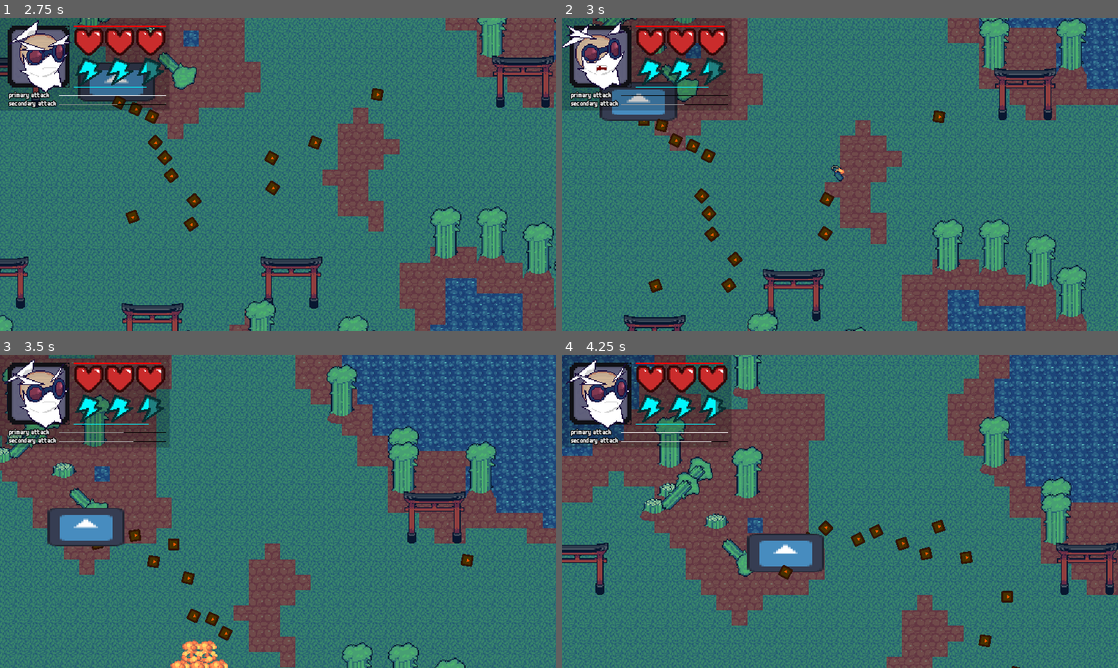
Above: before the commit, frames 1-4 (two rows, left to right).
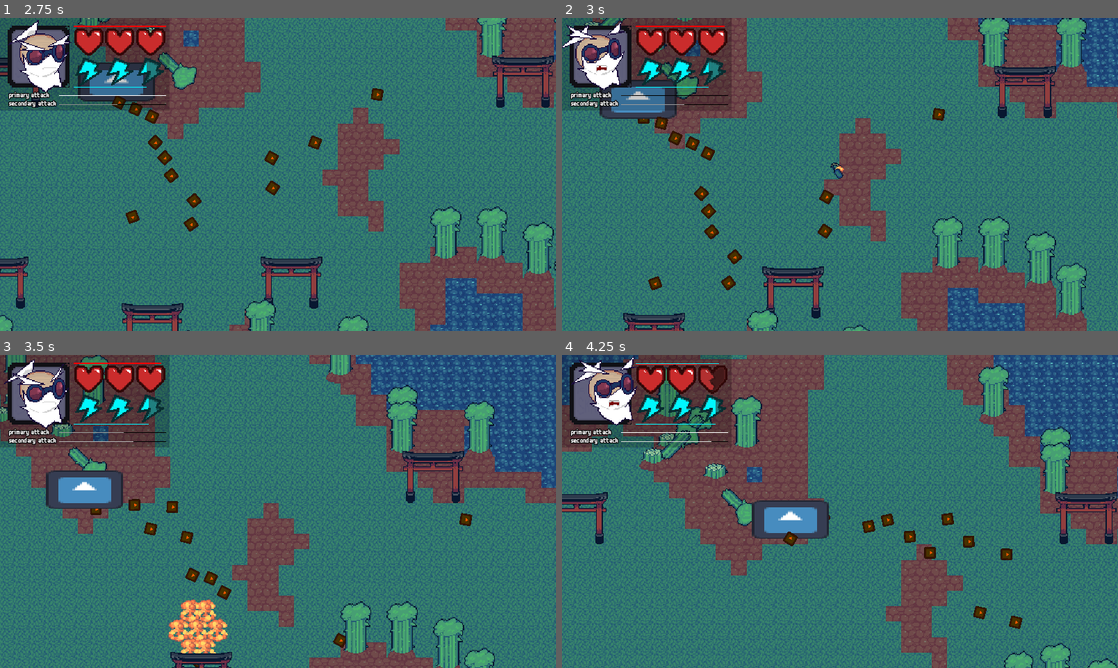
Above: after the commit, the same moments.

Repository: slotling/collateral-damage-gwj71
Game: Godot game, scene res://Scenes/Root/world.tscn
Two runs of this game, one before a commit and one after it. Both use one fixed random seed, a clock stepped at 60 frames per second and the inputs below. The engine's default icon, where the game draws it, is replaced by a stand-in: a white triangle on a blue panel in a dark square.
Inputs (mouse positions are in pixels of both pictures, inside the frame that each line leads up to):
- Up to frame 1 (2.75 s): move the mouse to (400, 158) at 0.52 s; hold D (right) 0.53-1.28 s; click (400, 158) at 0.6 s; move the mouse to (166, 190) at 1.27 s; hold S (backward) 1.28-2.03 s; right-click (166, 190) at 1.35 s; move the mouse to (333, 105) at 2.02 s; hold D (right) from 2.03 s (still down); hold Shift (run) from 2.03 s (still down)
- Up to frame 2 (3 s): move the mouse to (812, 237) at 2.77 s; release D (right) at 2.78 s; release Shift (run) at 2.78 s; hold W (forward) from 2.78 s (still down); click (812, 237) at 2.85 s
- Up to frame 3 (3.5 s): keep holding W (forward)
- Up to frame 4 (4.25 s): move the mouse to (1006, 558) at 3.52 s; release W (forward) at 3.53 s; hold A (left) from 3.53 s (still down); right-click (1006, 558) at 3.6 s

Frame 1 is identical in both runs. In frame 2, 22% of the frame differs, in the area x 0-100%, y 0-100%; in frame 3, 41%; in frame 4, 45%.

Commit message:
GAME DESIGN FIX: when you use a weapon u move slower
microdecision: ATTACK? or MOVE?

Diff:
--- a/Handlers/AttackHandlers/CharacterAttack.gd
+++ b/Handlers/AttackHandlers/CharacterAttack.gd
@@ -4,6 +4,7 @@
 
 @export var is_secondary_attack := false # will make it use secondary attack button if true
 @onready var cooldown_timer: Timer = $CooldownTimer
+@onready var weapon_timer = get_node("../WeaponMoveSlowTimer")
 
 signal execute_attack()
 
@@ -16,6 +17,9 @@
 	if pressed and cooldown_timer.is_stopped() and get_parent().state != "dead":
 		execute()
 		cooldown_timer.start()
+		weapon_timer.start()
+
+
 
 func execute():
 	pass
--- /dev/null
+++ b/Handlers/AttackHandlers/CharacterAttacks/Arsonist_Attack2.gd
@@ -0,0 +1,8 @@
+extends "res://Handlers/AttackHandlers/CharacterAttack.gd"
+
+var oil_preload = preload("res://Scenes/Entities/Projectiles/oil_splash.tscn")
+
+func execute() -> void:
+	var instance = oil_preload.instantiate()
+	instance.init(get_parent().global_position)
+	Global.add_world_node(instance)
--- a/Handlers/movement_handler.gd
+++ b/Handlers/movement_handler.gd
@@ -6,6 +6,10 @@
 @export var running_speed_boost_multiplier := 2.0
 @export var knockback_multiplier := 50
 @export_node_path("AnimatedSprite2D") var sprite_path
+
+@onready var weapon_timer = get_node("../WeaponMoveSlowTimer")
+
+var speed_weapon_multiplier := 1.0
 
 var speed_boost := 0
 var running := false
@@ -30,10 +34,16 @@
 		get_parent().velocity = lerp(get_parent().velocity, Vector2.ZERO, 0.6)
 		return
 
+	if get_parent().is_in_group("player"):
+		if weapon_timer.is_stopped():
+			speed_weapon_multiplier = 1
+		else:
+			speed_weapon_multiplier = 0.5
+
 	## Handle Velocity
 	if dir != Vector2.ZERO: # Proceed If Walking
 		get_parent().state = "walk"
-		get_parent().velocity = lerp(get_parent().velocity, dir * (lerp(max_speed, max_speed + speed_boost, 0.7)), 0.4)
+		get_parent().velocity = lerp(get_parent().velocity, dir * (lerp(max_speed, max_speed + speed_boost, 0.7)) * speed_weapon_multiplier, 0.4)
 	else: # Proceed If Idle
 		get_parent().state = "idle"
 		get_parent().velocity = lerp(get_parent().velocity, Vector2.ZERO, 0.2)
--- /dev/null
+++ b/Resources/Atlases/oil_splash.tres
@@ -0,0 +1,7 @@
+[gd_resource type="AtlasTexture" load_steps=2 format=3 uid="uid://ksar58ip6n72"]
+
+[ext_resource type="Texture2D" uid="uid://qwjb26svp7gc" path="res://Assets/Textures/NyomSprites.png" id="1_jxr8c"]
+
+[resource]
+atlas = ExtResource("1_jxr8c")
+region = Rect2(0, 256, 288, 64)
--- a/Scenes/Entities/Characters/arsonist_player.tscn
+++ b/Scenes/Entities/Characters/arsonist_player.tscn
@@ -1,13 +1,17 @@
-[gd_scene load_steps=3 format=3 uid="uid://dl472ck8pk4d7"]
+[gd_scene load_steps=4 format=3 uid="uid://dl472ck8pk4d7"]
 
 [ext_resource type="PackedScene" uid="uid://d2vt5m4ks2jor" path="res://Scenes/Entities/player.tscn" id="1_ofonj"]
 [ext_resource type="Script" path="res://Handlers/AttackHandlers/CharacterAttacks/Arsonist_Attack1.gd" id="2_owpu5"]
+[ext_resource type="Script" path="res://Handlers/AttackHandlers/CharacterAttacks/Arsonist_Attack2.gd" id="3_0124p"]
 
 [node name="ArsonistPlayer" instance=ExtResource("1_ofonj")]
 
 [node name="CharacterAttack1" parent="." index="6"]
 script = ExtResource("2_owpu5")
 
+[node name="CharacterAttack2" parent="." index="7"]
+script = ExtResource("3_0124p")
+
 [node name="CooldownTimer" parent="CharacterAttack2" index="0"]
 wait_time = 5.0
 
--- /dev/null
+++ b/Scenes/Entities/Projectiles/oil_splash.gd
@@ -0,0 +1,12 @@
+extends Node2D
+
+func init(pos):
+	global_position = pos
+
+func _ready():
+	randomize()
+	$Sprite2D.frame = randi_range(0, 2)
+
+# Called every frame. 'delta' is the elapsed time since the previous frame.
+func _process(delta):
+	pass
--- /dev/null
+++ b/Scenes/Entities/Projectiles/oil_splash.tscn
@@ -0,0 +1,11 @@
+[gd_scene load_steps=3 format=3 uid="uid://dhb8djgqug4a2"]
+
+[ext_resource type="Texture2D" uid="uid://ksar58ip6n72" path="res://Resources/Atlases/oil_splash.tres" id="1_hmpxm"]
+[ext_resource type="Script" path="res://Scenes/Entities/Projectiles/oil_splash.gd" id="1_nohgc"]
+
+[node name="OilSplash" type="Node2D"]
+script = ExtResource("1_nohgc")
+
+[node name="Sprite2D" type="Sprite2D" parent="."]
+texture = ExtResource("1_hmpxm")
+hframes = 3
--- a/Scenes/Entities/player.tscn
+++ b/Scenes/Entities/player.tscn
@@ -50,6 +50,10 @@
 
 [node name="GUI" parent="." instance=ExtResource("8_4pj48")]
 
+[node name="WeaponMoveSlowTimer" type="Timer" parent="."]
+wait_time = 0.5
+one_shot = true
+
 [connection signal="hit" from="HitBoxHandler" to="." method="_on_hit_box_handler_hit"]
 [connection signal="died" from="HealthHandler" to="." method="_on_health_handler_died"]
 [connection signal="hit" from="HealthHandler" to="." method="_on_health_handler_hit"]
--- a/project.godot
+++ b/project.godot
@@ -79,6 +79,7 @@
 2d_physics/layer_1="World (layer) - Enemy & Player (mask)"
 2d_physics/layer_2="Soft Collision"
 2d_physics/layer_3="Enemy - Enemy"
+2d_physics/layer_4="DespawnOnHitHandler & EnvironmentObjects"
 
 [rendering]
 
Not shown, added: Scenes/Entities/pla1138.tmp
